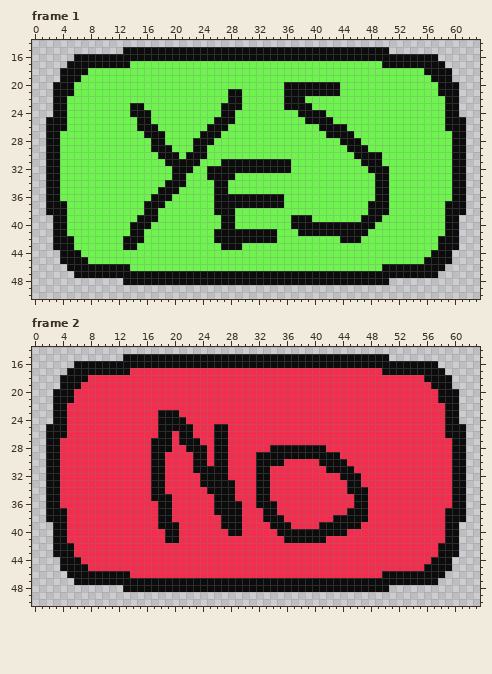
Edited in one commit: pixel-art file (.dev/aseprite/new/Menus/ClearSave_Buttons.aseprite). Above is the file before it was changed.
64x64 pixels, 2 frames. Shown: frame 1: x 0..63, y 14..50; frame 2: x 0..63, y 14..50.
Once edited:
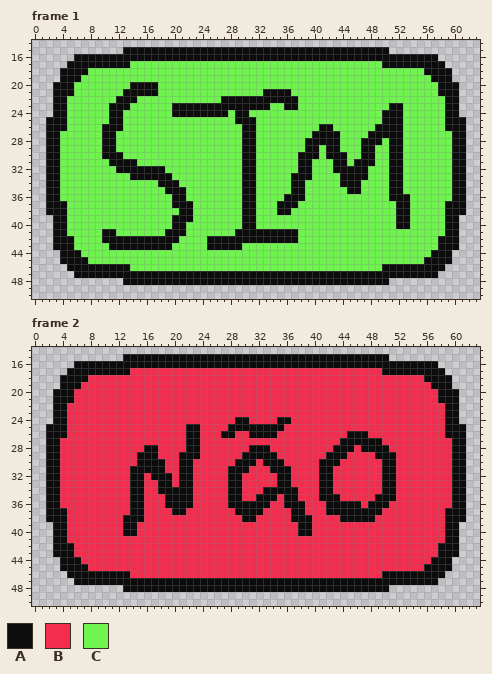
Palette (. is transparent): A #0c0c0c  B #f32d4e  C #6ff34e
Edits made:
layer "Portuguese" added
layer "Layer 2" removed
Changed rows in their new state; - is an unchanged pixel.
Frame 1:
first column x 10:
20 ----AAAA------------------CCCCCCCC----------
21 ---AAAAA----------CC---AAA-CCCCCCC----------
22 --AAA------------A--AAAAAA--C---------------
23 -AAACC----AAAAAAA---AAAA----CC-----------AA-
24 -AA-CCC---AAAAAAA-CAA-------CCCC--------AAA-
25 -AA--CC---------CCCAAA-------CCCC-------AAA-
26 AAA--CCC-------CCC--AA-----------CC----AAAA-
27 AA----CCC-----CCC---AA--------AA--CC--AAAAA-
28 AA-----CC----CCC----AA-------AAAAACCCAAA-AA-
29 AA-----CCC---CC-----AA-------AA-AA-CC-A--AA-
30 AAA-----CCC-CCC-----AA------AAA-AAA-C--C-AA-
31 -AAAA----CCCCC---CCC--CCCCC-AA---AA-A--C-AA-
32 --AAAAAAA-CCC--CCCCC--CCCCC-AA---AAAAACCCAA-
33 ----AAAAAACC---CCCC-AA-----AAA----AAAA-CCAA-
34 --------A--C----CC--AA-----AA-----AAA--CCAA-
35 --------C--A----CC--AA-----AA------AA--CCAA-
36 -------CCCAA----CCCC--CCCCAAA----------CCAAA
37 ------CCC-AAA---CCCC--CCC-AA----------CCC-AA
38 ------CC---AA---CCC-AA---AA-----------CCC-AA
39 -----CCC--AAA----CC-AA-----CCC-------CCC--AA
40 ----CCC---AA-----CC-AA-----CCCCCCCCCCCC---AA
41 AA--CC---AAA----CCC------AAACCCCCCCCCC------
42 AAA---AAAAA----A---------AAA------CCC-------
43 -AA--AAAAA-----AA---------------------------
Frame 2:
first column x 13:
23 -----BBB-------------------------------
24 -----BBBB-------AA----AA---------------
25 -----BBBB-A--BBAAAAAAAA----------------
26 -----BB-B-A--B-A--AAAA----------AAA----
27 ----BBB-B----BB----------------AAAAAA--
28 ---A-BB----B-BB---AAABBBBBBBB-AAA-AAAA-
29 --AA-B--AA-B-BB--AA---BBBBBBB--A----AAA
30 --AA----AABB-BB-AAAB-----------B-----AA
31 -AAA----AABBBBBAAA-BBAAA----A-BBB----AA
32 -AA---A-AA-BBBBAA--BB-AA----AA-BBB---AA
33 -AA-B-A-AA-BBBB-A--BB-AA----AA--BB---AA
34 -AA-B-AAAA--BBB-A--B-AAAA---AA--BBB--AA
35 -AA-BB-AAA---BB-A----A-AA---AAA--BB-AAA
36 -AA--B-AAA---BB--AA--B-AAA---AAAA-BAAA-
37 -AA--BBAA----BBB-AAABB--AA---AAA---AA--
38 AAA--BB-------BBBAA-BBB-AAA---B----A---
39 AA---BBB------BBB----BBB-AA-BBBBBB-----
40 AA----BB-------BB-----BBB--BBBBB-------
41 ------BB---------------BBBBBB----------
Boxes around the changes in both pictures, in picture pixels (x1, y1, x2, y2):
changed: (102, 82, 410, 250)
changed: (123, 410, 396, 543)
